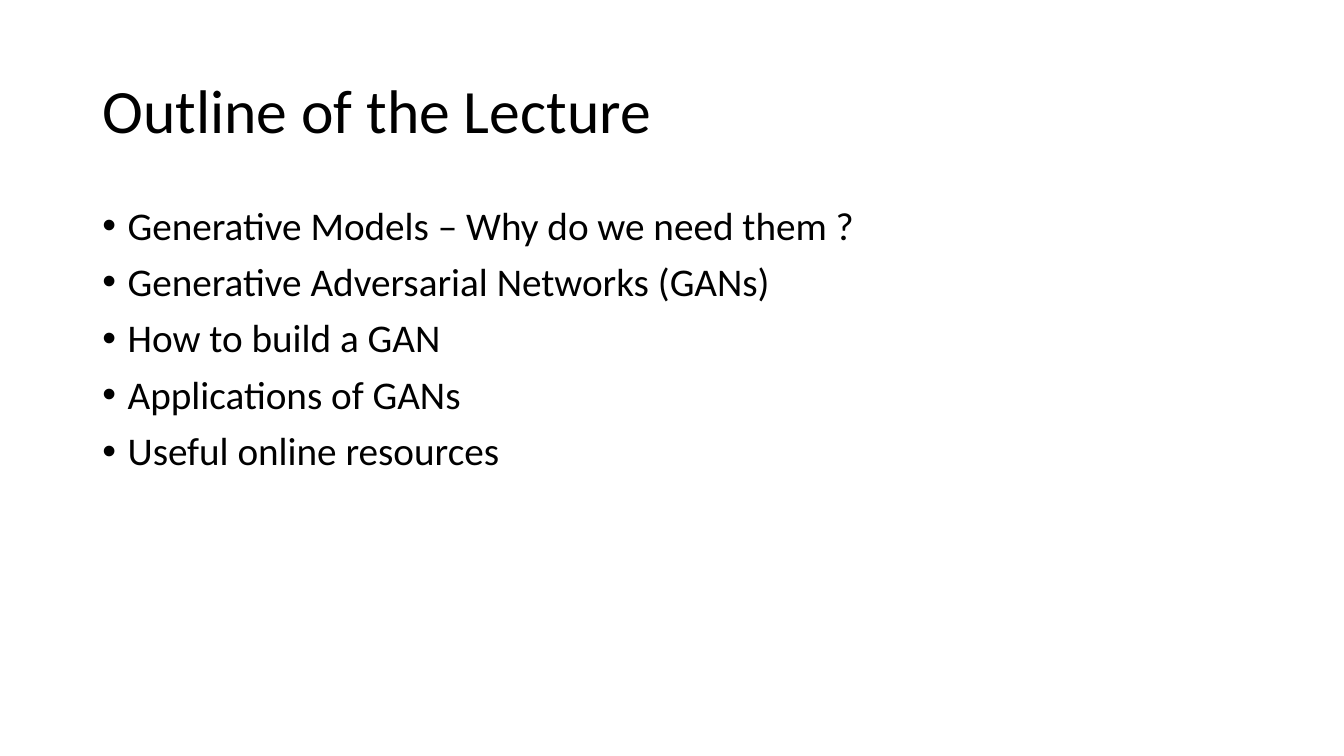
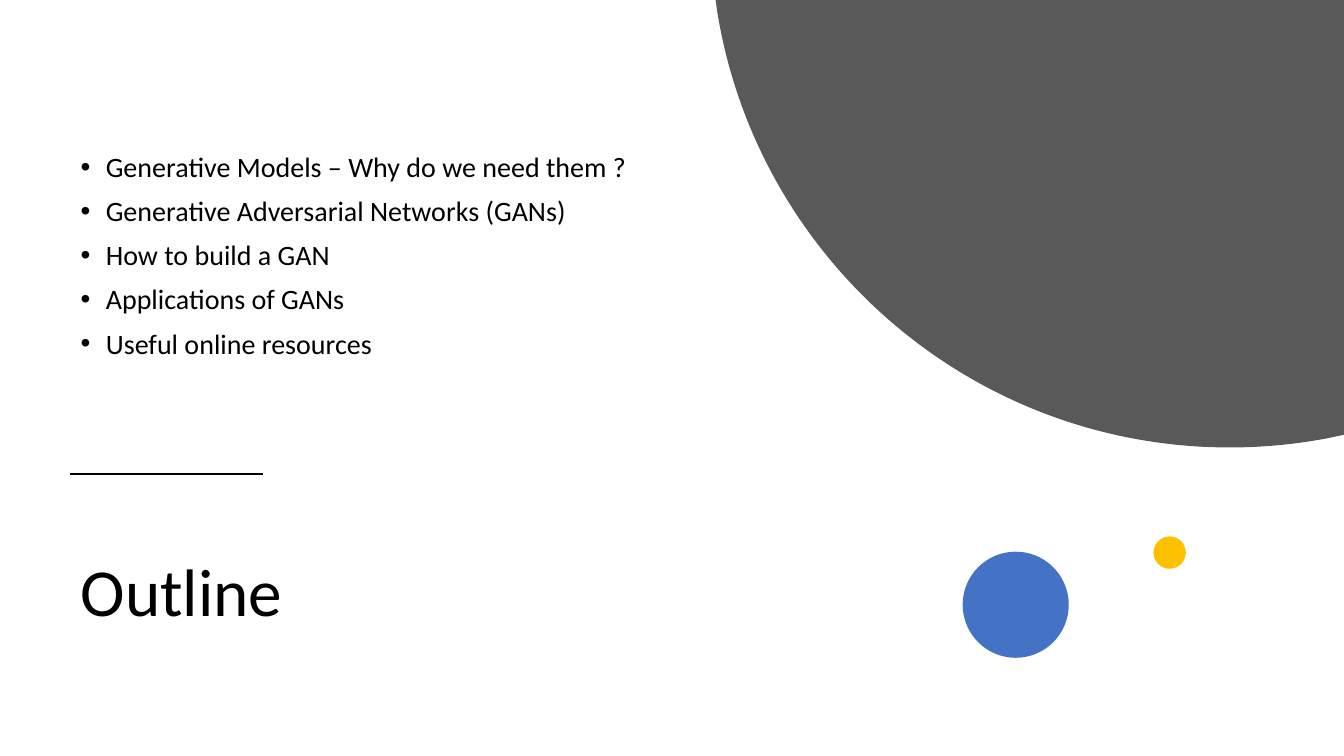
Before and after one commit to gmarchet/dnnworkshop5, a slide deck: slide 2 of presentations/6.GANs.pptx. Drawn at 1344x756 pixels with LibreOffice and Linux fonts; fonts in the diff are those of the drawing. Boxes give left, top, right and bottom in pixels: in the first picture for what was removed or moved away, otherwise in the second. Text is boxed around its words. In the diff, an @@ line names an element or a change of style, - is before the commit and + after.

```diff
--- a/presentations/6.GANs.pptx
+++ b/presentations/6.GANs.pptx
@@ freeform shape added at box(716, 0, 1344, 448), fill #595959 @@
@@ text "Generative Models – Why do ...": place and size @@
-text "Generative Models – Why do ..." at box(128, 212, 826, 466)
+text "Generative Models – Why do ..." at box(106, 157, 606, 355)
@@ text "Generative Models – Why do ..." at box(106, 157, 606, 355): size 28 to 20 pt; vertical alignment top to middle @@
@@ line added from (71, 474) to (262, 474), #000000 1.5 pt @@
@@ ellipse added at box(1153, 536, 1186, 569), fill #FFC000 @@
@@ title at box(81, 569, 283, 617): text changed; size 44 to 48 pt @@
-Outline of the Lecture
+Outline
@@ ellipse added at box(963, 552, 1069, 657), fill #4472C4 @@
```
Also in this commit, not shown: 11 other slides changed, 2 other files.
